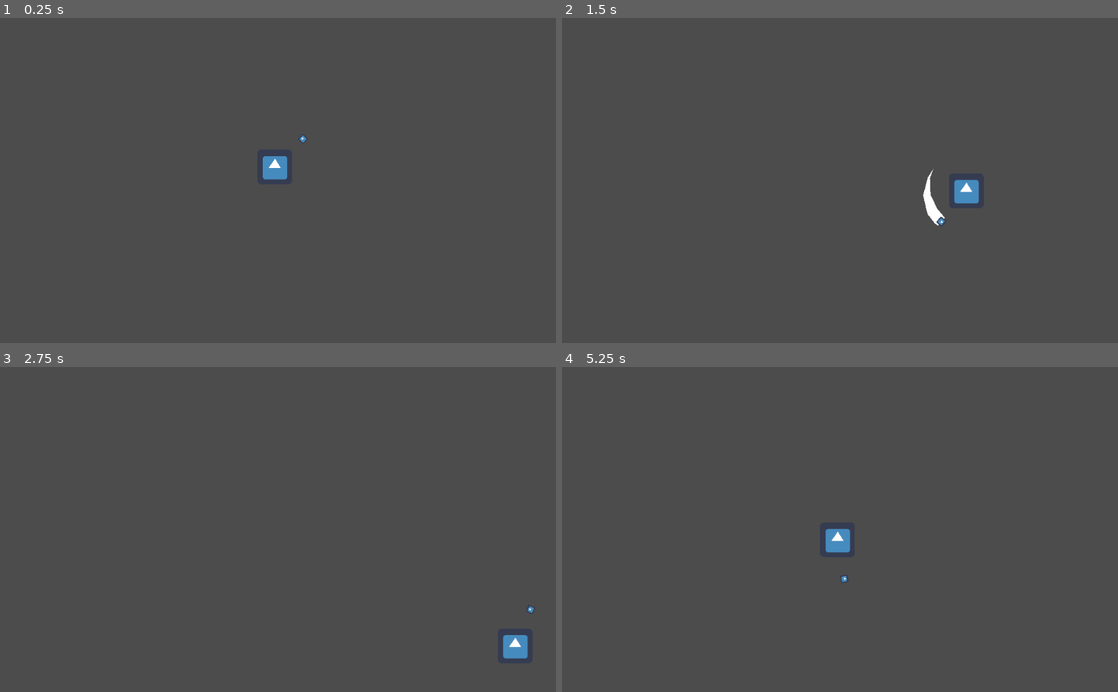
Above: before the commit, frames 1-4 (two rows, left to right).
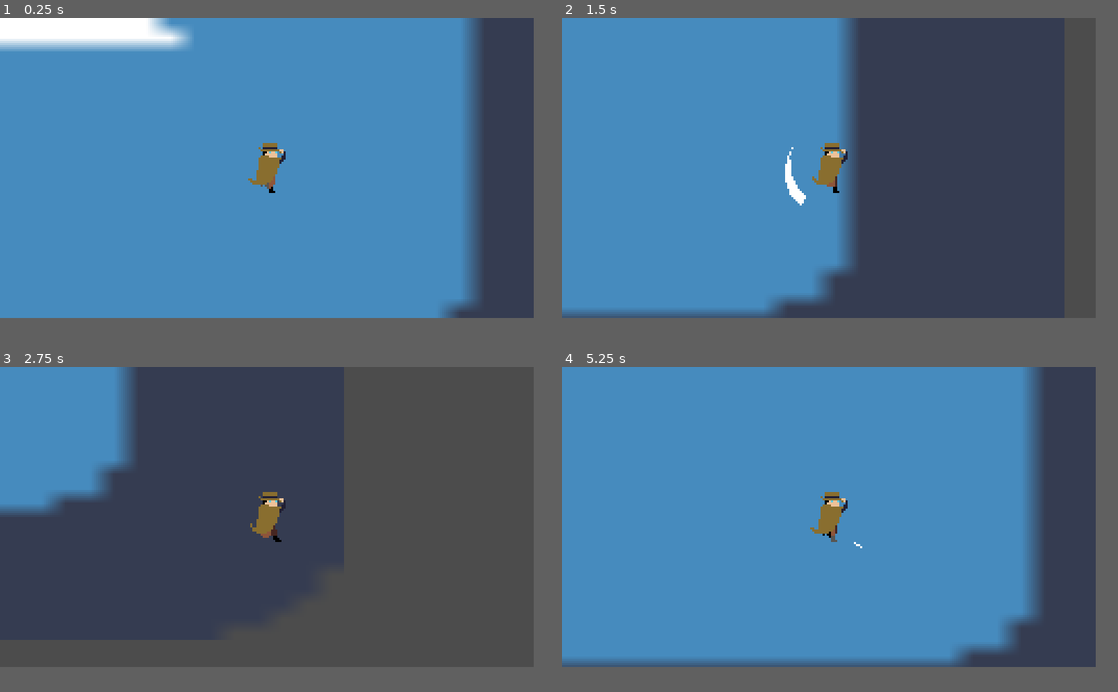
Above: after the commit, the same moments.

Repository: Cabidge/SGD1
Game: Godot game, scene res://assets/Main.tscn
Two runs of this game, one before a commit and one after it. Both use one fixed random seed, a clock stepped at 60 frames per second and the inputs below. The engine's default icon, where the game draws it, is replaced by a stand-in: a white triangle on a blue panel in a dark square.
Inputs (mouse positions are in pixels of both pictures, inside the frame that each line leads up to):
- Up to frame 1 (0.25 s): no input
- Up to frame 2 (1.5 s): move the mouse to (962, 164) at 0.52 s; press the mouse at (962, 164) at 0.53 s; hold D (move_right) 0.53-1.28 s; move the mouse to (728, 196) at 1.27 s; release the mouse at (728, 196) at 1.28 s; hold S (move_down) from 1.28 s (still down); click (728, 196) at 1.35 s
- Up to frame 3 (2.75 s): move the mouse to (333, 458) at 2.02 s; release S (move_down) at 2.03 s; press the mouse at (333, 458) at 2.03 s; hold D (move_right) from 2.03 s (still down)
- Up to frame 4 (5.25 s): move the mouse to (812, 594) at 2.77 s; release D (move_right) at 2.78 s; release the mouse at (812, 594) at 2.78 s; hold W (move_up) 2.78-3.53 s; click (812, 594) at 2.85 s; move the mouse to (1006, 578) at 3.52 s; press the mouse at (1006, 578) at 3.53 s; hold A (move_left) 3.53-5.03 s; move the mouse to (673, 480) at 4.27 s; release the mouse at (673, 480) at 4.28 s; click (673, 480) at 4.35 s; move the mouse to (867, 529) at 5.02 s; press the mouse at (867, 529) at 5.03 s; hold S (move_down) from 5.03 s (still down)
In our replay, the window is 800x468 before the commit and 768x432 after it. These sizes can differ from the game's own. Grey fills any space a smaller window leaves; there, only what the larger window draws over its background counts as a difference.

The runs differ from the first frame. In frame 1, 79% of the frame differs, in the area x 0-87%, y 0-93%; in frame 2, 48%; in frame 3, 11%; in frame 4, 78%.

Commit message:
Fixed? trail removing error.

Diff:
--- a/Global.gd
+++ b/Global.gd
@@ -1,3 +1,3 @@
 extends Node
 
-const TILE = 64
+const TILE = 24
--- a/assets/Main.tscn
+++ b/assets/Main.tscn
@@ -1,8 +1,14 @@
-[gd_scene load_steps=2 format=2]
+[gd_scene load_steps=3 format=2]
 
 [ext_resource path="res://assets/player/Player.tscn" type="PackedScene" id=1]
+[ext_resource path="res://icon.png" type="Texture" id=2]
 
 [node name="Main" type="Node2D"]
 
+[node name="Sprite" type="Sprite" parent="."]
+position = Vector2( 338.38, 190.191 )
+scale = Vector2( 11.5744, 6.94348 )
+texture = ExtResource( 2 )
+
 [node name="Player" parent="." instance=ExtResource( 1 )]
 position = Vector2( 506, 275 )
--- a/assets/player/Player.tscn
+++ b/assets/player/Player.tscn
@@ -1,17 +1,138 @@
-[gd_scene load_steps=8 format=2]
+[gd_scene load_steps=37 format=2]
 
 [ext_resource path="res://icon.png" type="Texture" id=1]
 [ext_resource path="res://assets/player/Player.gd" type="Script" id=2]
 [ext_resource path="res://assets/player/Pivot.gd" type="Script" id=3]
 [ext_resource path="res://assets/player/Trail.gd" type="Script" id=4]
+[ext_resource path="res://assets/player/sprites/walk.png" type="Texture" id=5]
+[ext_resource path="res://assets/player/sprites/stab.png" type="Texture" id=6]
+[ext_resource path="res://assets/player/sprites/walk_stealth.png" type="Texture" id=7]
 
 [sub_resource type="RectangleShape2D" id=1]
-extents = Vector2( 32, 32 )
+extents = Vector2( 9, 4 )
 
-[sub_resource type="Curve" id=2]
+[sub_resource type="AtlasTexture" id=2]
+atlas = ExtResource( 5 )
+region = Rect2( 0, 0, 24, 24 )
+
+[sub_resource type="AtlasTexture" id=3]
+atlas = ExtResource( 5 )
+region = Rect2( 24, 0, 24, 24 )
+
+[sub_resource type="AtlasTexture" id=4]
+atlas = ExtResource( 5 )
+region = Rect2( 48, 0, 24, 24 )
+
+[sub_resource type="AtlasTexture" id=5]
+atlas = ExtResource( 5 )
+region = Rect2( 72, 0, 24, 24 )
+
+[sub_resource type="AtlasTexture" id=6]
+atlas = ExtResource( 5 )
+region = Rect2( 0, 24, 24, 24 )
+
+[sub_resource type="AtlasTexture" id=7]
+atlas = ExtResource( 5 )
+region = Rect2( 24, 24, 24, 24 )
+
+[sub_resource type="AtlasTexture" id=8]
+atlas = ExtResource( 5 )
+region = Rect2( 48, 24, 24, 24 )
+
+[sub_resource type="AtlasTexture" id=9]
+atlas = ExtResource( 5 )
+region = Rect2( 72, 24, 24, 24 )
+
+[sub_resource type="AtlasTexture" id=10]
+atlas = ExtResource( 5 )
+region = Rect2( 0, 48, 24, 24 )
+
+[sub_resource type="AtlasTexture" id=11]
+atlas = ExtResource( 5 )
+region = Rect2( 24, 48, 24, 24 )
+
+[sub_resource type="AtlasTexture" id=15]
+atlas = ExtResource( 7 )
+region = Rect2( 0, 0, 24, 24 )
+
+[sub_resource type="AtlasTexture" id=16]
+atlas = ExtResource( 7 )
+region = Rect2( 24, 0, 24, 24 )
+
+[sub_resource type="AtlasTexture" id=17]
+atlas = ExtResource( 7 )
+region = Rect2( 48, 0, 24, 24 )
+
+[sub_resource type="AtlasTexture" id=18]
+atlas = ExtResource( 7 )
+region = Rect2( 72, 0, 24, 24 )
+
+[sub_resource type="AtlasTexture" id=19]
+atlas = ExtResource( 7 )
+region = Rect2( 0, 24, 24, 24 )
+
+[sub_resource type="AtlasTexture" id=20]
+atlas = ExtResource( 7 )
+region = Rect2( 24, 24, 24, 24 )
+
+[sub_resource type="AtlasTexture" id=21]
+atlas = ExtResource( 7 )
+region = Rect2( 48, 24, 24, 24 )
+
+[sub_resource type="AtlasTexture" id=22]
+atlas = ExtResource( 7 )
+region = Rect2( 72, 24, 24, 24 )
+
+[sub_resource type="AtlasTexture" id=23]
+atlas = ExtResource( 7 )
+region = Rect2( 0, 48, 24, 24 )
+
+[sub_resource type="AtlasTexture" id=24]
+atlas = ExtResource( 7 )
+region = Rect2( 24, 48, 24, 24 )
+
+[sub_resource type="AtlasTexture" id=25]
+atlas = ExtResource( 6 )
+region = Rect2( 0, 0, 24, 24 )
+
+[sub_resource type="AtlasTexture" id=26]
+atlas = ExtResource( 6 )
+region = Rect2( 24, 0, 24, 24 )
+
+[sub_resource type="AtlasTexture" id=27]
+atlas = ExtResource( 6 )
+region = Rect2( 48, 0, 24, 24 )
+
+[sub_resource type="AtlasTexture" id=28]
+atlas = ExtResource( 6 )
+region = Rect2( 0, 24, 24, 24 )
+
+[sub_resource type="AtlasTexture" id=29]
+atlas = ExtResource( 6 )
+region = Rect2( 24, 24, 24, 24 )
+
+[sub_resource type="SpriteFrames" id=12]
+animations = [ {
+"frames": [ SubResource( 2 ), SubResource( 3 ), SubResource( 4 ), SubResource( 5 ), SubResource( 6 ), SubResource( 7 ), SubResource( 8 ), SubResource( 9 ), SubResource( 10 ), SubResource( 11 ) ],
+"loop": true,
+"name": "walk",
+"speed": 15.0
+}, {
+"frames": [ SubResource( 15 ), SubResource( 16 ), SubResource( 17 ), SubResource( 18 ), SubResource( 19 ), SubResource( 20 ), SubResource( 21 ), SubResource( 22 ), SubResource( 23 ), SubResource( 24 ) ],
+"loop": true,
+"name": "walk_stealth",
+"speed": 15.0
+}, {
+"frames": [ SubResource( 25 ), SubResource( 26 ), SubResource( 27 ), SubResource( 28 ), SubResource( 29 ) ],
+"loop": true,
+"name": "stab",
+"speed": 5.0
+} ]
+
+[sub_resource type="Curve" id=13]
 _data = [ Vector2( 0, 0 ), 0.0, 0.868636, 0, 0, Vector2( 1, 1 ), -0.802204, 0.0, 0, 0 ]
 
-[sub_resource type="Animation" id=3]
+[sub_resource type="Animation" id=14]
 length = 0.1
 tracks/0/type = "value"
 tracks/0/path = NodePath("TrailPivot:rotation_degrees")
@@ -29,32 +150,42 @@
 [node name="Player" type="KinematicBody2D"]
 script = ExtResource( 2 )
 
+[node name="Camera2D" type="Camera2D" parent="."]
+position = Vector2( 0, -12 )
+current = true
+
 [node name="CollisionShape2D" type="CollisionShape2D" parent="."]
+position = Vector2( 0, -4 )
 shape = SubResource( 1 )
 
-[node name="Sprite" type="Sprite" parent="."]
-texture = ExtResource( 1 )
+[node name="Sprite" type="AnimatedSprite" parent="."]
+position = Vector2( 0, -12 )
+frames = SubResource( 12 )
+animation = "walk"
+playing = true
 
 [node name="Pivot" type="Position2D" parent="."]
+position = Vector2( 0, -12 )
 script = ExtResource( 3 )
 
 [node name="Trail" type="Node2D" parent="Pivot"]
 script = ExtResource( 4 )
 
 [node name="Line2D" type="Line2D" parent="Pivot/Trail"]
-width = 20.0
-width_curve = SubResource( 2 )
+width = 5.0
+width_curve = SubResource( 13 )
 default_color = Color( 1, 1, 1, 1 )
 
 [node name="AnimationPlayer" type="AnimationPlayer" parent="Pivot/Trail"]
-anims/Swipe = SubResource( 3 )
+anims/Swipe = SubResource( 14 )
 
 [node name="TrailPivot" type="Node2D" parent="Pivot/Trail"]
 rotation = -0.785398
 
 [node name="TrailHead" type="Sprite" parent="Pivot/Trail/TrailPivot"]
-position = Vector2( 73, 0 )
-scale = Vector2( 0.21875, 0.21875 )
+visible = false
+position = Vector2( 20, 0 )
+scale = Vector2( 0.02, 0.02 )
 texture = ExtResource( 1 )
 
 [node name="Tween" type="Tween" parent="Pivot/Trail"]
--- a/assets/player/Trail.gd
+++ b/assets/player/Trail.gd
@@ -16,6 +16,8 @@
 	line.add_point(point_pos)
 	while line.points.size() > trail_length:
 		line.remove_point(0)
+		if line.points.size() == 0:
+			set_physics_process(false)
 
 func play_swipe():
 	if reverse:
@@ -24,7 +26,7 @@
 		anim_player.play("Swipe")
 	reverse = !reverse
 
-	tween.interpolate_property(self,"trail_length",20.0,0,0.4,Tween.TRANS_QUAD,Tween.EASE_OUT)
+	tween.interpolate_property(self,"trail_length",20.0,0,0.6,Tween.TRANS_QUAD,Tween.EASE_OUT)
 	tween.start()
 
 	set_physics_process(true)
--- a/project.godot
+++ b/project.godot
@@ -23,9 +23,41 @@
 
 Global="*res://Global.gd"
 
+[display]
+
+window/size/width=256
+window/size/height=144
+window/size/test_width=1280
+window/size/test_height=720
+window/stretch/mode="viewport"
+window/stretch/aspect="keep"
+
 [editor_plugins]
 
 enabled=PoolStringArray(  )
+
+[importer_defaults]
+
+texture={
+"compress/bptc_ldr": 0,
+"compress/hdr_mode": 0,
+"compress/lossy_quality": 0.7,
+"compress/mode": 0,
+"compress/normal_map": 0,
+"detect_3d": false,
+"flags/anisotropic": false,
+"flags/filter": false,
+"flags/mipmaps": false,
+"flags/repeat": 0,
+"flags/srgb": 2,
+"process/HDR_as_SRGB": false,
+"process/fix_alpha_border": true,
+"process/invert_color": false,
+"process/premult_alpha": false,
+"size_limit": 0,
+"stream": false,
+"svg/scale": 1.0
+}
 
 [input]
 
Binary file added: assets/player/sprites/idle.png
Not shown, added: assets/player/sprites/idle.png.import
Binary file added: assets/player/sprites/smoke.png
Not shown, added: assets/player/sprites/smoke.png.import
Binary file added: assets/player/sprites/stab.png
Not shown, added: assets/player/sprites/stab.png.import
Binary file added: assets/player/sprites/walk.png
Not shown, added: assets/player/sprites/walk.png.import
Binary file added: assets/player/sprites/walk_stealth.png
Not shown, added: assets/player/sprites/walk_stealth.png.import
Not shown, added: export/.gdignore
Not shown, added: export_presets.cfg
(and 3 more such lines)
